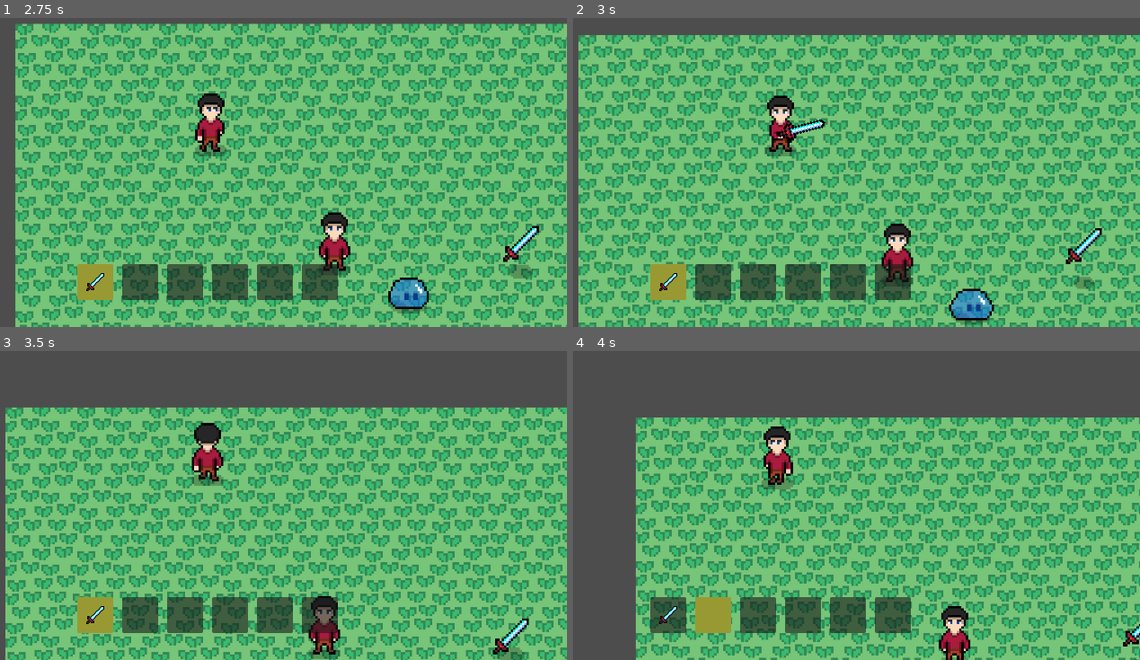
Above: before the commit, frames 1-4 (two rows, left to right).
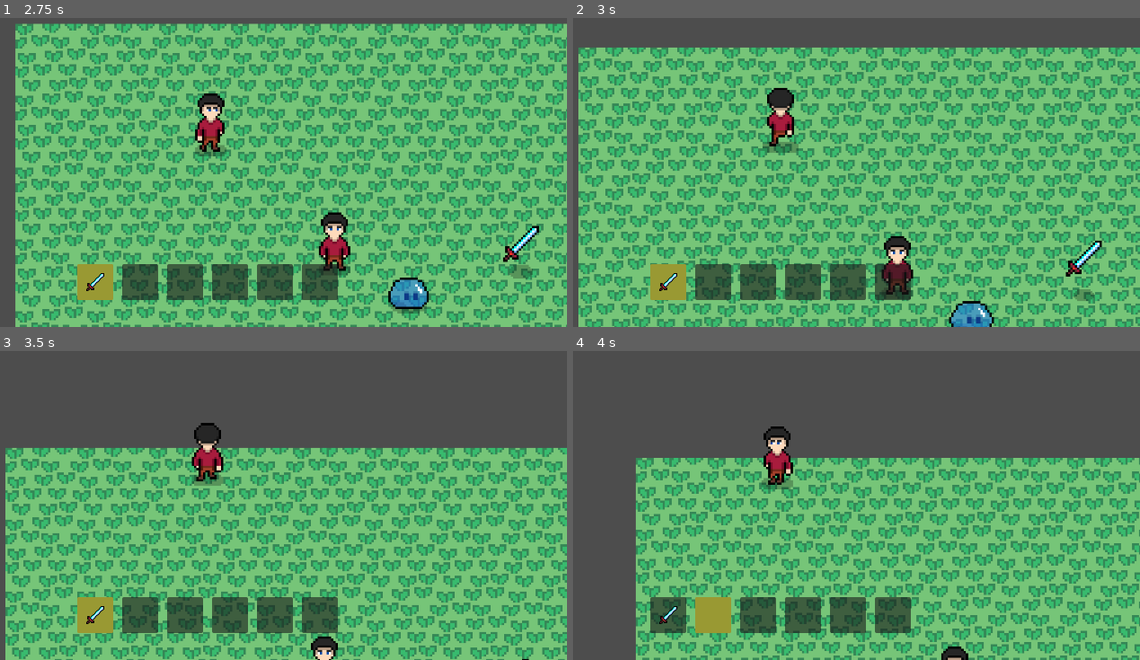
Above: after the commit, the same moments.

Repository: QuocKhangDA22TTD/rpg_game
Game: Godot game, scene res://scenes/demo.tscn
Same seed, same stepped clock (60 frames per second), same inputs: the game is played once before the commit and once after it.
Inputs (mouse positions are in pixels of both pictures, inside the frame that each line leads up to):
- Up to frame 1 (2.75 s): move the mouse to (368, 104) at 0.52 s; press the mouse at (368, 104) at 0.53 s; hold Right (ui_right) 0.53-1.28 s; move the mouse to (62, 144) at 1.27 s; release the mouse at (62, 144) at 1.28 s; hold Down (ui_down) 1.28-2.03 s; tap Mouse wheel up (hotbar_next) at 1.35 s; move the mouse to (277, 36) at 2.02 s; hold Right (ui_right) from 2.03 s (still down); hold Mouse wheel down (hotbar_previous) from 2.03 s (still down)
- Up to frame 2 (3 s): move the mouse to (743, 206) at 2.77 s; release Right (ui_right) at 2.78 s; release Mouse wheel down (hotbar_previous) at 2.78 s; hold Up (ui_up) from 2.78 s (still down); click (743, 206) at 2.85 s
- Up to frame 3 (3.5 s): keep holding Up (ui_up)
- Up to frame 4 (4 s): move the mouse to (998, 517) at 3.52 s; release Up (ui_up) at 3.53 s; hold Left (ui_left) from 3.53 s (still down); hold Mouse wheel up (hotbar_next) from 3.53 s (still down)

Frame 1 is identical in both runs. In frame 2, 61% of the frame differs, in the area x 0-100%, y 5-100%; in frame 3, 50%; in frame 4, 43%.
Error after the commit: Invalid assignment of property or key 'player' with value of type 'CharacterBody2D (player.gd)' on a base object of type 'Nil'. (res://scripts/player.gd:29)

Commit message:
Cập nhập file project.godot và sword.tres.

Diff:
--- a/project.godot
+++ b/project.godot
@@ -16,8 +16,8 @@
 
 [autoload]
 
-GameManager="*uid://bx38qbjqn0veb"
 InventoryManager="*uid://cmvbqkenwxyu8"
+GameManager="*uid://cesd0ok28a5t3"
 
 [display]
 
Not shown: 1 places in resources/sword.tres that only renumber resources
